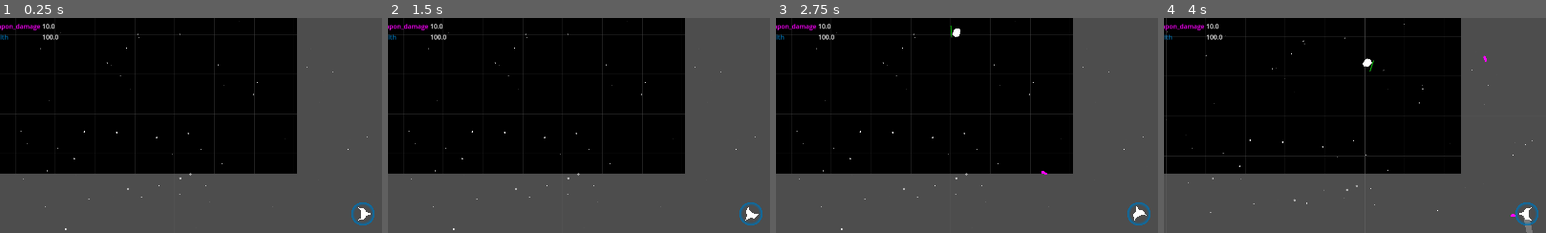
Above: before the commit, frames 1-4 (left to right).
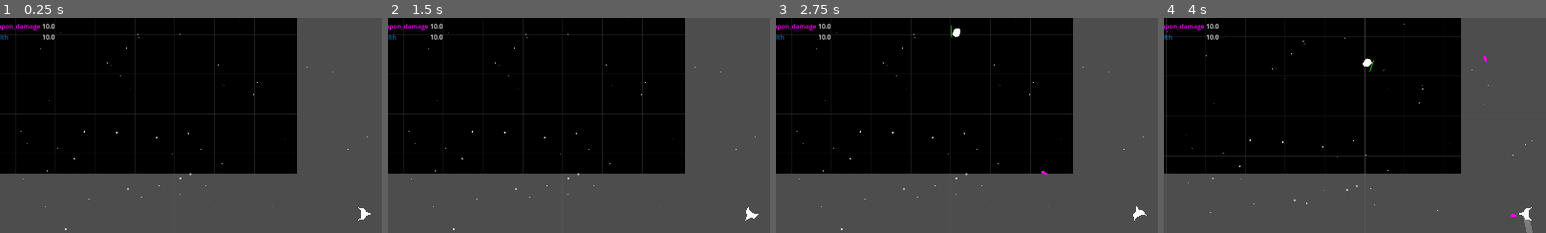
Above: after the commit, the same moments.

Repository: krets/space-octo
Game: Godot game, scene res://scenes/Game.tscn
The game is run twice, just before and just after one commit, with the same random seed, the same clock (stepped at 60 frames per second) and the same inputs.
Inputs:
- Up to frame 1 (0.25 s): no input
- Up to frame 2 (1.5 s): tap Enter at 0.5 s; hold D (turn_right) 0.53-1.28 s; hold Space (shoot) 0.53-1.28 s; hold S (brake) from 1.28 s (still down); tap Space (shoot) at 1.35 s
- Up to frame 3 (2.75 s): release S (brake) at 2.03 s; hold D (turn_right) from 2.03 s (still down); hold Space (shoot) from 2.03 s (still down)
- Up to frame 4 (4 s): release D (turn_right) at 2.78 s; release Space (shoot) at 2.78 s; hold W (thrust) 2.78-3.53 s; tap Space (shoot) at 2.85 s; hold A (turn_left) from 3.53 s (still down); hold Space (shoot) from 3.53 s (still down)
The pictures show only the part of the screen within x 2-52%, y 4-54%; the shares and areas given below are measured in that part.

The runs differ from the first frame. In frame 1, 0.3% of the frame differs, in the area x 13-98%, y 7-97%; in frame 2, 0.3%; in frame 3, 0.3%; in frame 4, 0.3%.

Commit message:
reworking sounds and death anim.

Diff:
--- a/resources/player_stats.tres
+++ b/resources/player_stats.tres
@@ -9,7 +9,7 @@
 turn_rate = 3.0
 max_speed = 900.0
 max_health = 200.0
-health = 100.0
+health = 10.0
 weapon_cooldown = 0.4
 weapon_damage = 10.0
 min_weapon_damage = 10.0
--- a/scenes/Player.tscn
+++ b/scenes/Player.tscn
@@ -5,7 +5,7 @@
 [ext_resource type="PackedScene" uid="uid://ccgnwek2up0kc" path="res://scenes/movement_trail.tscn" id="3_qu4a1"]
 [ext_resource type="AudioStream" uid="uid://crji8qdteibg3" path="res://audio/sounds/humm.wav" id="4_qu4a1"]
 [ext_resource type="AudioStream" uid="uid://b62hqp8tsulig" path="res://audio/sounds/duuup.wav" id="5_70d11"]
-[ext_resource type="AudioStream" uid="uid://frlajmo0pxy1" path="res://audio/sounds/zap_b6.wav" id="6_70d11"]
+[ext_resource type="AudioStream" uid="uid://d2pb6ladbiwug" path="res://audio/sounds/Explosion2.wav" id="6_70d11"]
 
 [sub_resource type="CircleShape2D" id="CircleShape2D_v6fml"]
 radius = 32.0
@@ -127,6 +127,90 @@
 "update": 1,
 "values": [false]
 }
+tracks/1/type = "value"
+tracks/1/imported = false
+tracks/1/enabled = true
+tracks/1/path = NodePath("DeathSound:playing")
+tracks/1/interp = 1
+tracks/1/loop_wrap = true
+tracks/1/keys = {
+"times": PackedFloat32Array(0),
+"transitions": PackedFloat32Array(1),
+"update": 1,
+"values": [false]
+}
+tracks/2/type = "value"
+tracks/2/imported = false
+tracks/2/enabled = true
+tracks/2/path = NodePath("CollisionShape2D:disabled")
+tracks/2/interp = 1
+tracks/2/loop_wrap = true
+tracks/2/keys = {
+"times": PackedFloat32Array(0),
+"transitions": PackedFloat32Array(1),
+"update": 1,
+"values": [false]
+}
+tracks/3/type = "value"
+tracks/3/imported = false
+tracks/3/enabled = true
+tracks/3/path = NodePath("ShipPolygon:color")
+tracks/3/interp = 1
+tracks/3/loop_wrap = true
+tracks/3/keys = {
+"times": PackedFloat32Array(0),
+"transitions": PackedFloat32Array(1),
+"update": 0,
+"values": [Color(1, 1, 1, 1)]
+}
+tracks/4/type = "value"
+tracks/4/imported = false
+tracks/4/enabled = true
+tracks/4/path = NodePath("ShipPolygon:rotation")
+tracks/4/interp = 1
+tracks/4/loop_wrap = true
+tracks/4/keys = {
+"times": PackedFloat32Array(0),
+"transitions": PackedFloat32Array(1),
+"update": 0,
+"values": [0.0]
+}
+tracks/5/type = "value"
+tracks/5/imported = false
+tracks/5/enabled = true
+tracks/5/path = NodePath("ShipPolygon:scale")
+tracks/5/interp = 1
+tracks/5/loop_wrap = true
+tracks/5/keys = {
+"times": PackedFloat32Array(0),
+"transitions": PackedFloat32Array(1),
+"update": 0,
+"values": [Vector2(1.7, 1.77778)]
+}
+tracks/6/type = "value"
+tracks/6/imported = false
+tracks/6/enabled = true
+tracks/6/path = NodePath("MovementTrail:modulate")
+tracks/6/interp = 1
+tracks/6/loop_wrap = true
+tracks/6/keys = {
+"times": PackedFloat32Array(0),
+"transitions": PackedFloat32Array(1),
+"update": 0,
+"values": [Color(1, 1, 1, 1)]
+}
+tracks/7/type = "value"
+tracks/7/imported = false
+tracks/7/enabled = true
+tracks/7/path = NodePath("CollisionShape2D/ShieldDisplay:modulate")
+tracks/7/interp = 1
+tracks/7/loop_wrap = true
+tracks/7/keys = {
+"times": PackedFloat32Array(0),
+"transitions": PackedFloat32Array(1),
+"update": 0,
+"values": [Color(1, 1, 1, 1)]
+}
 
 [sub_resource type="Animation" id="Animation_bruh7"]
 resource_name = "shoot"
@@ -149,6 +233,105 @@
 
 [sub_resource type="Animation" id="Animation_70d11"]
 resource_name = "Death"
+length = 2.5
+tracks/0/type = "value"
+tracks/0/imported = false
+tracks/0/enabled = true
+tracks/0/path = NodePath("DeathSound:playing")
+tracks/0/interp = 1
+tracks/0/loop_wrap = true
+tracks/0/keys = {
+"times": PackedFloat32Array(0),
+"transitions": PackedFloat32Array(1),
+"update": 1,
+"values": [true]
+}
+tracks/1/type = "method"
+tracks/1/imported = false
+tracks/1/enabled = true
+tracks/1/path = NodePath(".")
+tracks/1/interp = 1
+tracks/1/loop_wrap = true
+tracks/1/keys = {
+"times": PackedFloat32Array(2.4),
+"transitions": PackedFloat32Array(1),
+"values": [{
+"args": [],
+"method": &"change_scene"
+}]
+}
+tracks/2/type = "value"
+tracks/2/imported = false
+tracks/2/enabled = true
+tracks/2/path = NodePath("CollisionShape2D:disabled")
+tracks/2/interp = 1
+tracks/2/loop_wrap = true
+tracks/2/keys = {
+"times": PackedFloat32Array(0),
+"transitions": PackedFloat32Array(1),
+"update": 1,
+"values": [true]
+}
+tracks/3/type = "value"
+tracks/3/imported = false
+tracks/3/enabled = true
+tracks/3/path = NodePath("ShipPolygon:color")
+tracks/3/interp = 1
+tracks/3/loop_wrap = true
+tracks/3/keys = {
+"times": PackedFloat32Array(0, 0.3, 1.26667),
+"transitions": PackedFloat32Array(1, 1, 1),
+"update": 0,
+"values": [Color(1, 1, 1, 1), Color(1, 0, 0, 1), Color(1, 0, 0, 0)]
+}
+tracks/4/type = "value"
+tracks/4/imported = false
+tracks/4/enabled = true
+tracks/4/path = NodePath("ShipPolygon:rotation")
+tracks/4/interp = 1
+tracks/4/loop_wrap = true
+tracks/4/keys = {
+"times": PackedFloat32Array(0, 1.36667),
+"transitions": PackedFloat32Array(1, 1),
+"update": 0,
+"values": [0.0, 6.28319]
+}
+tracks/5/type = "value"
+tracks/5/imported = false
+tracks/5/enabled = true
+tracks/5/path = NodePath("ShipPolygon:scale")
+tracks/5/interp = 1
+tracks/5/loop_wrap = true
+tracks/5/keys = {
+"times": PackedFloat32Array(0, 1.4),
+"transitions": PackedFloat32Array(1, 1),
+"update": 0,
+"values": [Vector2(1.7, 1.77778), Vector2(2.868, 3)]
+}
+tracks/6/type = "value"
+tracks/6/imported = false
+tracks/6/enabled = true
+tracks/6/path = NodePath("MovementTrail:modulate")
+tracks/6/interp = 1
+tracks/6/loop_wrap = true
+tracks/6/keys = {
+"times": PackedFloat32Array(0, 0.433333),
+"transitions": PackedFloat32Array(1, 1),
+"update": 0,
+"values": [Color(1, 1, 1, 1), Color(1, 1, 1, 0)]
+}
+tracks/7/type = "value"
+tracks/7/imported = false
+tracks/7/enabled = true
+tracks/7/path = NodePath("CollisionShape2D/ShieldDisplay:modulate")
+tracks/7/interp = 1
+tracks/7/loop_wrap = true
+tracks/7/keys = {
+"times": PackedFloat32Array(0, 0.433333),
+"transitions": PackedFloat32Array(1, 1),
+"update": 0,
+"values": [Color(1, 0, 0, 0.113725), Color(1, 1, 1, 0)]
+}
 
 [sub_resource type="AnimationLibrary" id="AnimationLibrary_bruh7"]
 _data = {
@@ -207,6 +390,7 @@
 position = Vector2(-3.19, 0)
 points = PackedVector2Array(-64, 0, 3.19, 0)
 width = 15.03
+default_color = Color(1, 1, 1, 0)
 
 [node name="Camera2D" type="Camera2D" parent="."]
 
@@ -218,9 +402,6 @@
 
 [node name="Damage" type="AudioStreamPlayer2D" parent="."]
 stream = ExtResource("5_70d11")
-
-[node name="AudioPewPew" type="AudioStreamPlayer2D" parent="."]
-stream = ExtResource("6_70d11")
 
 [node name="ProjectileExitPoint" type="Node2D" parent="."]
 position = Vector2(18, 0)
@@ -230,4 +411,7 @@
 &"": SubResource("AnimationLibrary_bruh7")
 }
 
+[node name="DeathSound" type="AudioStreamPlayer2D" parent="."]
+stream = ExtResource("6_70d11")
+
 [connection signal="timeout" from="ShipPolygon/DamageAnimTimer" to="." method="_on_damage_anim_timer_timeout"]
--- a/scenes/asteroid.tscn
+++ b/scenes/asteroid.tscn
@@ -1,8 +1,9 @@
-[gd_scene load_steps=10 format=3 uid="uid://unanq7oxhbih"]
+[gd_scene load_steps=12 format=3 uid="uid://unanq7oxhbih"]
 
 [ext_resource type="Script" uid="uid://cj21gb5qrxbm5" path="res://scripts/asteroid.gd" id="1_akfqu"]
 [ext_resource type="PackedScene" uid="uid://cq5pmjabpw6gp" path="res://scenes/health_bar.tscn" id="2_6mo6b"]
 [ext_resource type="AudioStream" uid="uid://33vbxj27hlet" path="res://audio/sounds/click.wav" id="3_t4se3"]
+[ext_resource type="AudioStream" uid="uid://cmj10ypyqn2wn" path="res://audio/sounds/Hit4.wav" id="4_pnq5b"]
 
 [sub_resource type="CircleShape2D" id="CircleShape2D_6mo6b"]
 radius = 22.0907
@@ -48,7 +49,7 @@
 tracks/2/type = "value"
 tracks/2/imported = false
 tracks/2/enabled = true
-tracks/2/path = NodePath("AnimationPlayer/AudioStreamPlayer2D:playing")
+tracks/2/path = NodePath("Bounce:disabled")
 tracks/2/interp = 1
 tracks/2/loop_wrap = true
 tracks/2/keys = {
@@ -60,19 +61,19 @@
 tracks/3/type = "value"
 tracks/3/imported = false
 tracks/3/enabled = true
-tracks/3/path = NodePath("Bounce:disabled")
+tracks/3/path = NodePath("HealthBar:visible")
 tracks/3/interp = 1
 tracks/3/loop_wrap = true
 tracks/3/keys = {
 "times": PackedFloat32Array(0),
 "transitions": PackedFloat32Array(1),
 "update": 1,
-"values": [false]
+"values": [true]
 }
 tracks/4/type = "value"
 tracks/4/imported = false
 tracks/4/enabled = true
-tracks/4/path = NodePath("HealthBar:visible")
+tracks/4/path = NodePath("ExplodeSound:playing")
 tracks/4/interp = 1
 tracks/4/loop_wrap = true
 tracks/4/keys = {
@@ -80,6 +81,18 @@
 "transitions": PackedFloat32Array(1),
 "update": 1,
 "values": [true]
+}
+tracks/5/type = "value"
+tracks/5/imported = false
+tracks/5/enabled = true
+tracks/5/path = NodePath("AudioStreamPlayer2D:playing")
+tracks/5/interp = 1
+tracks/5/loop_wrap = true
+tracks/5/keys = {
+"times": PackedFloat32Array(0),
+"transitions": PackedFloat32Array(1),
+"update": 1,
+"values": [false]
 }
 
 [sub_resource type="Animation" id="Animation_6mo6b"]
@@ -125,7 +138,7 @@
 tracks/3/type = "value"
 tracks/3/imported = false
 tracks/3/enabled = true
-tracks/3/path = NodePath("AnimationPlayer/AudioStreamPlayer2D:playing")
+tracks/3/path = NodePath("Bounce:disabled")
 tracks/3/interp = 1
 tracks/3/loop_wrap = true
 tracks/3/keys = {
@@ -137,31 +150,47 @@
 tracks/4/type = "value"
 tracks/4/imported = false
 tracks/4/enabled = true
-tracks/4/path = NodePath("Bounce:disabled")
+tracks/4/path = NodePath("HealthBar:visible")
 tracks/4/interp = 1
 tracks/4/loop_wrap = true
 tracks/4/keys = {
 "times": PackedFloat32Array(0),
 "transitions": PackedFloat32Array(1),
 "update": 1,
-"values": [true]
+"values": [false]
 }
 tracks/5/type = "value"
 tracks/5/imported = false
 tracks/5/enabled = true
-tracks/5/path = NodePath("HealthBar:visible")
+tracks/5/path = NodePath("ExplodeSound:playing")
 tracks/5/interp = 1
 tracks/5/loop_wrap = true
 tracks/5/keys = {
 "times": PackedFloat32Array(0),
 "transitions": PackedFloat32Array(1),
 "update": 1,
-"values": [false]
+"values": [true]
+}
+
+[sub_resource type="Animation" id="Animation_pwrvu"]
+resource_name = "damage"
+tracks/0/type = "value"
+tracks/0/imported = false
+tracks/0/enabled = true
+tracks/0/path = NodePath("AudioStreamPlayer2D:playing")
+tracks/0/interp = 1
+tracks/0/loop_wrap = true
+tracks/0/keys = {
+"times": PackedFloat32Array(0),
+"transitions": PackedFloat32Array(1),
+"update": 1,
+"values": [true]
 }
 
 [sub_resource type="AnimationLibrary" id="AnimationLibrary_pnq5b"]
 _data = {
 &"RESET": SubResource("Animation_t4se3"),
+&"damage": SubResource("Animation_pwrvu"),
 &"explode": SubResource("Animation_6mo6b")
 }
 
@@ -192,17 +221,21 @@
 unique_name_in_owner = true
 wait_time = 0.2
 
-[node name="AnimationPlayer" type="AnimationPlayer" parent="."]
-libraries = {
-&"": SubResource("AnimationLibrary_pnq5b")
-}
-
-[node name="AudioStreamPlayer2D" type="AudioStreamPlayer2D" parent="AnimationPlayer"]
+[node name="AudioStreamPlayer2D" type="AudioStreamPlayer2D" parent="."]
 stream = ExtResource("3_t4se3")
 volume_db = -4.557
 pitch_scale = 0.02
 attenuation = 39.3966
 
+[node name="AnimationPlayer" type="AnimationPlayer" parent="."]
+libraries = {
+&"": SubResource("AnimationLibrary_pnq5b")
+}
+
+[node name="ExplodeSound" type="AudioStreamPlayer2D" parent="."]
+stream = ExtResource("4_pnq5b")
+volume_db = -1.243
+
 [connection signal="body_entered" from="Area2D" to="." method="_on_area_2d_body_entered"]
 [connection signal="body_exited" from="Area2D" to="." method="_on_area_2d_body_exited"]
 [connection signal="timeout" from="Area2D/Damage/Timer" to="." method="_on_timer_timeout"]
--- a/scripts/asteroid.gd
+++ b/scripts/asteroid.gd
@@ -35,8 +35,6 @@
 	print("Entered Damage Area: " + str(body))
 	apply_damage(body)
 	bodies.append(body)
-	if $Timer and not $Timer.is_stopped():
-		$Timer.start()
 
 func _on_timer_timeout() -> void:
 	for body in bodies:
@@ -60,6 +58,7 @@
 
 func take_damage(damage : float) -> void:
 	print("taking %s damage" % damage)
+	$AnimationPlayer.play("damage")
 	stats.health -= damage
 	if $HealthBar:
 		$HealthBar.health = stats.health
--- a/scripts/player.gd
+++ b/scripts/player.gd
@@ -17,8 +17,6 @@
 	draw_shield()
 
 func _physics_process(delta: float) -> void:
-	if stats.health <= 0:
-		take_damage(0.0)  # trigger death if it somehow got skipped
 	if Input.is_action_pressed("turn_left"):
 		rotation -= stats.turn_rate * delta
 	elif Input.is_action_pressed("turn_right"):
@@ -104,18 +102,20 @@
 	print("player received: %s damage" % damage)
 	if stats.health <= 0.0:
 		print("You dead now.")
-		%DamageAnimation.play("death")
-		await %DamageAnimation.animation_finished
-		var tree = get_tree()
-		if not tree:
-			print("Life is hard; the tree is null.")
-		else:
-			get_tree().change_scene_to_file("res://scenes/game_over.tscn")
-		return
+		$AnimationPlayer.play("Death")
+
 	%DamageAnimation.play("damage_taken")
 	invincible = true
 	$ShipPolygon/DamageAnimTimer.start()
 	draw_shield()
+
+func change_scene():
+	var tree = get_tree()
+	if not tree:
+		print("Life is hard; the tree is null.")
+	else:
+		get_tree().change_scene_to_file("res://scenes/game_over.tscn")
+	return
 
 func clear_damage():
 	%DamageAnimation.stop()
Not shown, added: audio/sounds/Explosion2.wav.import
Not shown, added: audio/sounds/Hit4.wav.import
Not shown, added: audio/sounds/Explosion2.wav
Not shown, added: audio/sounds/Hit4.wav
